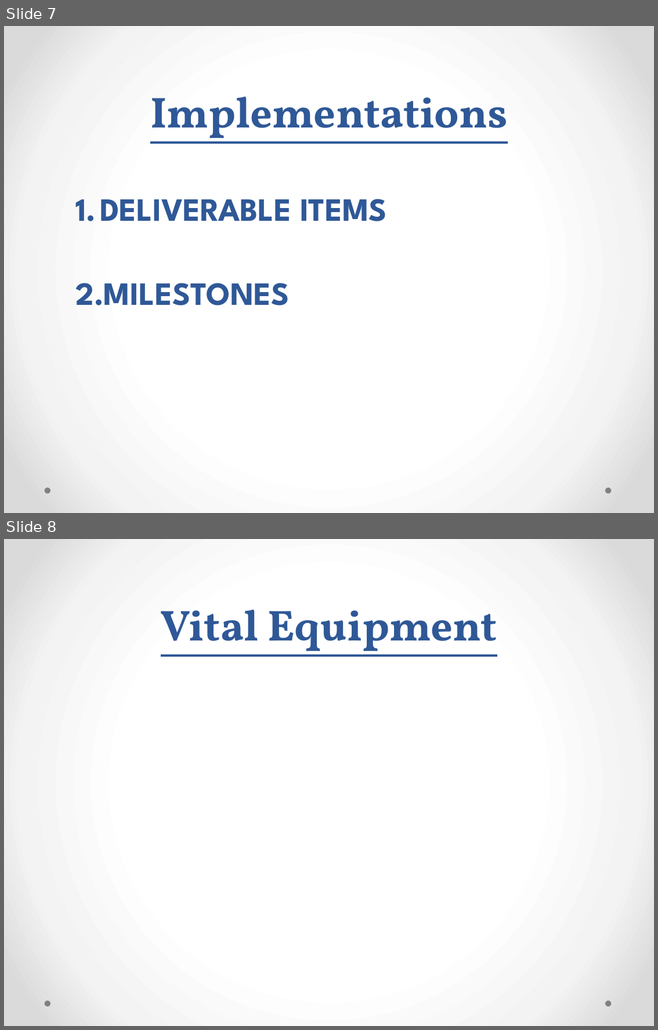
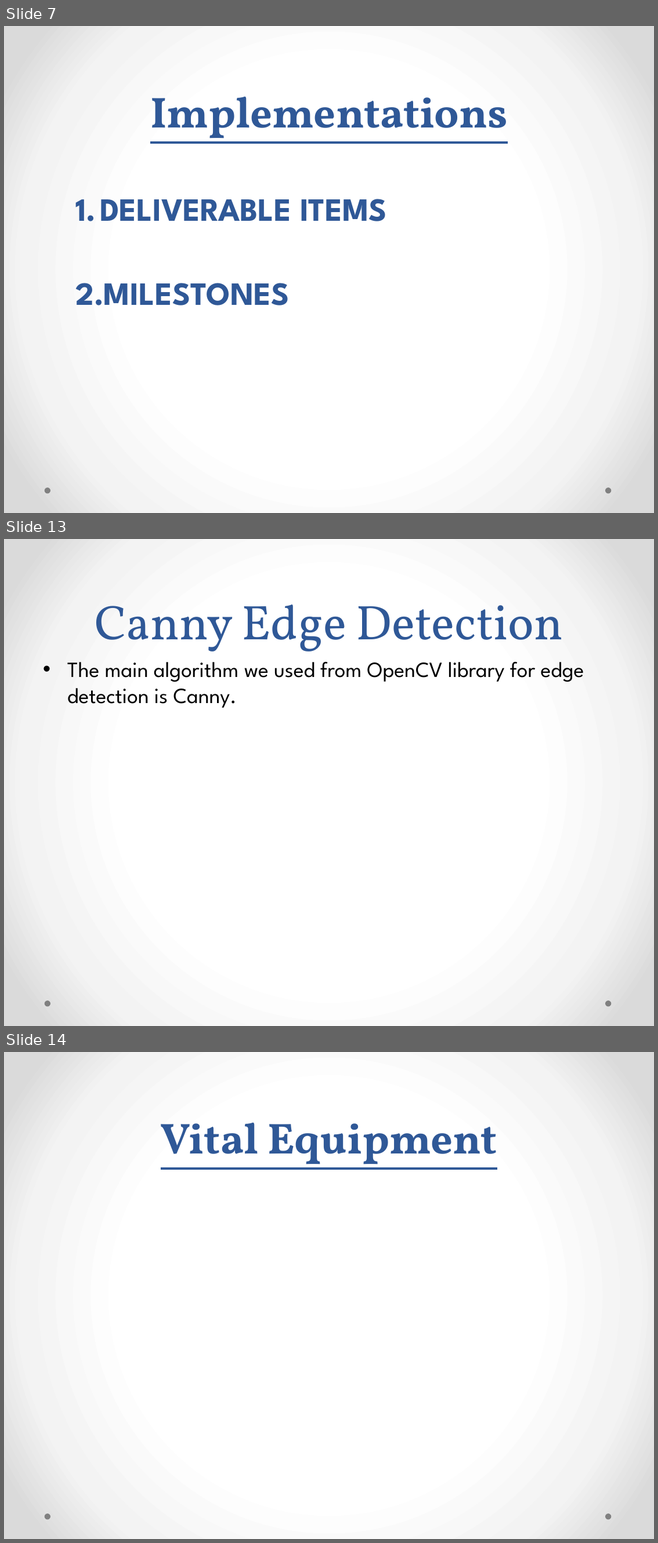
Before and after one commit to FarhanK501/FYP-Stuff, a slide deck: Report/PreColorVisualizer.pptx. Shown one above the other, each under a label of ours: slides 7 and 8 before the commit, slides 7, 13 and 14 after it; the slides between them are not shown. The pictures are 658x1030 and 658x1543 pixels, drawn with LibreOffice and Linux fonts; fonts in the diff are those of the drawing. Boxes give left, top, right and bottom in pixels: in the first picture for what was removed or moved away, otherwise in the second. Text is boxed around its words. In the diff, an @@ line names an element or a change of style, - is before the commit and + after.

```diff
--- a/Report/PreColorVisualizer.pptx
+++ b/Report/PreColorVisualizer.pptx
@@ slide 13 added at [4, 539, 654, 1026], background gradient #FFFFFF to #F4F4F4 to #DADADA; not listed: 2 template elements that a slide beside it also shows @@
@@ title added at [94, 605, 563, 652], 54 pt, text #2F5897 @@
+Canny Edge Detection
@@ text added at [67, 662, 584, 708], 24 pt, text #000000 @@
+• The main algorithm we used from OpenCV library for edge detection is Canny.
@@ what was slide 8 is now slide 14 @@
```
Also in this commit, not shown: 5 other slides added.
